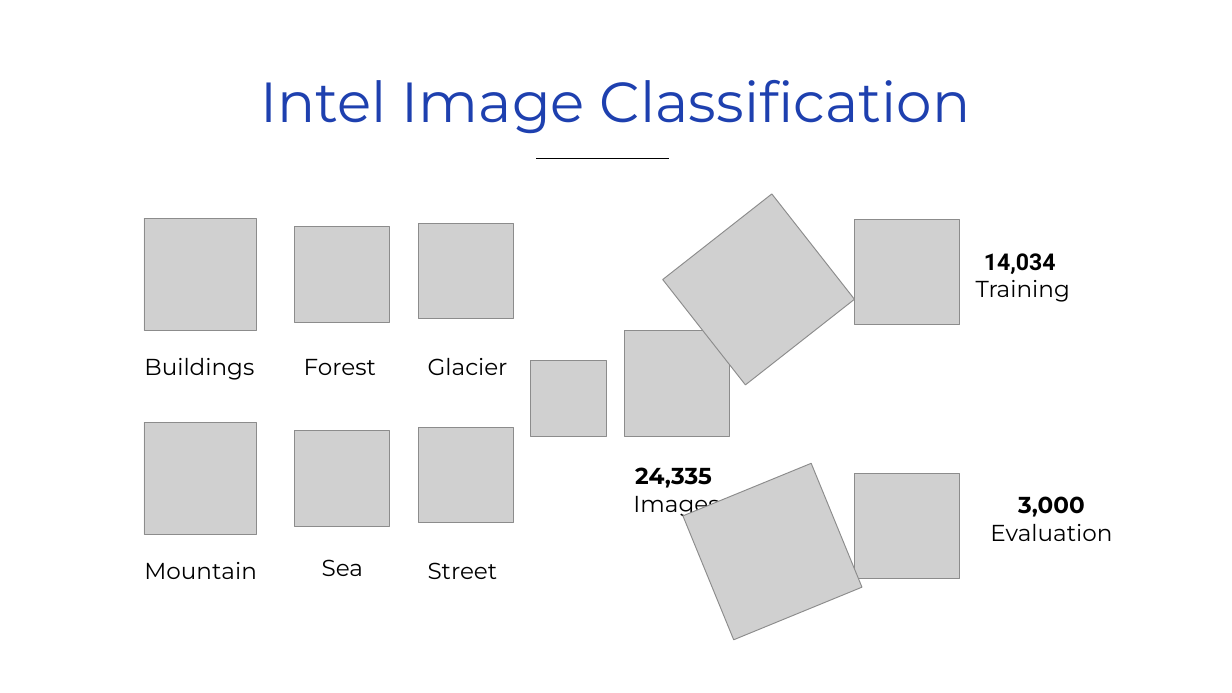
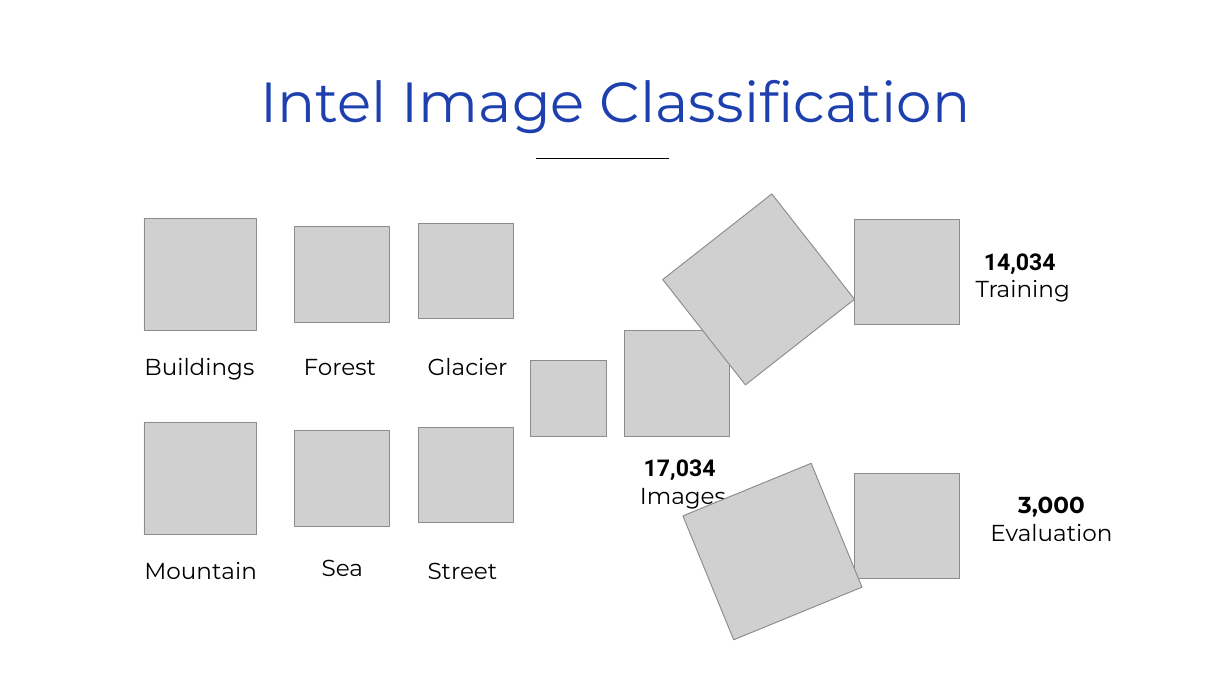
Before and after one commit to josuew/Intel_Image_Classification, a slide deck: slide 2 of Convolutional Neural Networks and Vision Transformers for Natural and Urban Scene Classification.pptx. Drawn at 1232x693 pixels with LibreOffice and Linux fonts; fonts in the diff are those of the drawing; grey boxes stand for pictures. Boxes give left, top, right and bottom in pixels: in the first picture for what was removed or moved away, otherwise in the second. Text is boxed around its words. In the diff, an @@ line names an element or a change of style, - is before the commit and + after.

Commit message:
1.0.0

```diff
--- a/Convolutional Neural Networks and Vision Transformers for Natural and Urban Scene Classification.pptx
+++ b/Convolutional Neural Networks and Vision Transformers for Natural and Urban Scene Classification.pptx
@@ text "17,034": place and size @@
-text "17,034" at [633,467,719,518]
+text "17,034" at [640,459,726,510]
@@ text at [644,459,716,480]: text changed; font Montserrat to Roboto @@
-24,335
+17,034
```
